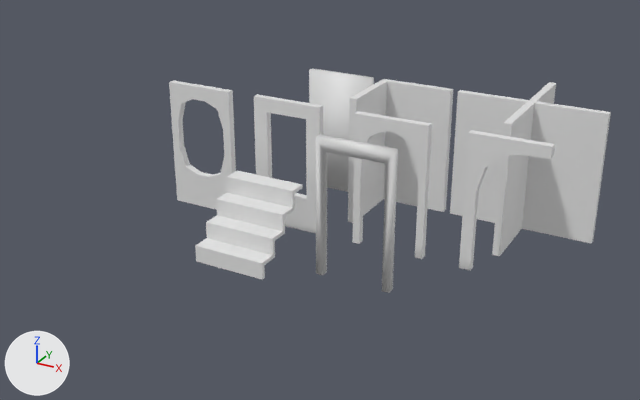
What one commit did to the Blender file assets/models/wall_meshes.blend.
The view is the same before and after, from a 50 mm camera at (6.24, -11.07, 5.27) aimed at (1.22, -1.94, 0.71). Arrows for +X, +Y and +Z are at lower left; the lights stay in place.

The scene before the commit, as lines of its bpy script (objects in view):
```python
ob_corner = bpy.data.objects.new('Corner', me_cube_001)
ob_corner.location = (1.2, 0.0, 0.0)
ob_doorwaydoublehalf = bpy.data.objects.new('DoorwayDoubleHalf', me_cube_010)
ob_doorwaydoublehalf.location = (3.5, -1.5, 0.0)
ob_doorwaysingle = bpy.data.objects.new('DoorwaySingle', me_cube_008)
ob_doorwaysingle.location = (2.0, -1.5, 0.0)
ob_doorwaysinglesquare = bpy.data.objects.new('DoorwaySingleSquare', me_cube_002)
ob_doorwaysinglesquare.location = (2.0, -2.5, 0.0)
ob_halfstairs = bpy.data.objects.new('HalfStairs', me_cube_011)
ob_halfstairs.location = (0.5, -3.0, 0.0)
ob_intersection = bpy.data.objects.new('Intersection', me_cube_004)
ob_intersection.location = (3.3, 0.0, 0.0)
ob_roundwindow = bpy.data.objects.new('RoundWindow', me_cube_014)
ob_roundwindow.location = (-0.9, -1.5, 0.0)
ob_wall = bpy.data.objects.new('Wall', me_cube)
ob_wall.location = (0.5, 0.0, 0.0)
ob_window = bpy.data.objects.new('Window', me_cube_006)
ob_window.location = (0.5, -1.5, 0.0)
```
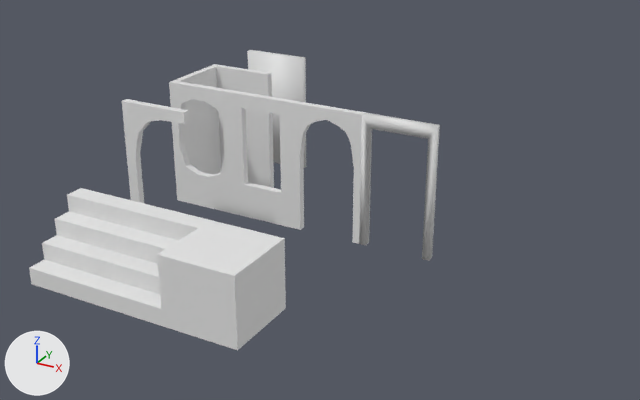
The newer file is also turned or shifted as a whole; pictures and numbers use the older file's frame.

Boxes (x1, y1, x2, y2) around the edits, measured in the pictures (640 x 400 px):
'Intersection', deleted: before (450, 82, 611, 256)
'Corner', mesh rescaled: before (348, 79, 453, 223); after (174, 64, 274, 188)
'Block-col', added: after (157, 220, 286, 350)
'Window', mesh moved: before (254, 94, 323, 233); after (228, 90, 295, 228)
'DoorwaySingleSquare', mesh moved: before (316, 135, 398, 293); after (359, 112, 440, 261)
'HalfStairs', deleted: before (195, 171, 303, 280)
'Stairs', added: after (29, 188, 143, 304)
'DoorwaySingle', mesh moved: before (352, 111, 432, 259); after (293, 101, 365, 244)
'ThinStairs', added: after (92, 203, 210, 326)
'DoorwayDoubleHalf', mesh moved: before (459, 130, 555, 270); after (122, 99, 189, 203)
'Wall', mesh moved: before (309, 68, 374, 192); after (247, 50, 306, 168)

What the commit changed:
me_cube has 8 vertices, 6 faces and spans x -0.5..0.5, y -0.05..0.05, z 0.0..1.8.
me_cube is used by ob_wall; location (0.5, 0.0, 0.0).
me_cube part 1: the whole mesh is moved by (-1.4, 0.5, 0.0).
me_cube_001 has 16 vertices, 14 faces and spans x -0.05..1.0, y -1.0..0.05, z 0.0..1.8.
me_cube_001 is used by ob_corner; location (1.2, 0.0, 0.0).
me_cube_001 part 2: the whole mesh is scaled about its middle by (0.95, 0.95, 1), then moved by (-2.57, -0.48, 0.0).
me_cube_006 has 16 vertices, 16 faces and spans x -0.5..0.5, y -0.05..0.05, z 0.0..1.8.
me_cube_006 is used by ob_window; location (0.5, -1.5, 0.0).
me_cube_006 part 3: the whole mesh is moved by (-0.4, 0.0, 0.0).
me_cube_008 has 30 vertices, 17 faces and spans x -0.5..0.5, y -0.05..0.05, z 0.0..1.8.
me_cube_008 is used by ob_doorwaysingle; location (2.0, -1.5, 0.0).
me_cube_008 part 4: the whole mesh is moved by (-0.9, 0.0, 0.0).
me_cube_010 has 18 vertices, 11 faces and spans x -0.5..0.5, y -0.05..0.05, z 0.0..1.8.
me_cube_010 is used by ob_doorwaydoublehalf; location (3.5, -1.5, 0.0).
me_cube_010 part 5: the whole mesh is moved by (-4.4, -1.0, 0.0).
me_cube_002 has 16 vertices, 10 faces and spans x -0.5..0.5, y -0.05..0.05, z 0.0..1.8.
me_cube_002 is used by ob_doorwaysinglesquare; location (2.0, -2.5, 0.0).
me_cube_002 part 6: the whole mesh is moved by (0.1, 1.0, 0.0).
Mesh me_cube_005 is new.
It is a box spanning x -0.5..0.5, y -0.5..0.5, z 0.0..0.9.
Mesh me_cube_003 is new.
It has 26 vertices, 26 faces and spans x -0.5..0.5, y -0.5..0.5, z 0.0..0.9.
Mesh me_cube_011_1 is new.
It has 54 vertices, 38 faces and spans x -0.5..0.5, y -0.5..0.5, z 0.0..0.9.
Object 'Intersection' (ob_intersection) is deleted.
Object 'HalfStairs' (ob_halfstairs) is deleted.
Object 'Block-col' (ob_block_col) is new; it shows me_cube_005.
Its location is (1.1, -3.95, 0.0).
Object 'Stairs' (ob_stairs) is new; it shows me_cube_003.
Its location is (-0.9, -3.95, 0.0).
Object 'ThinStairs' (ob_thinstairs) is new; it shows me_cube_011_1.
Its location is (0.1, -3.95, 0.0).
